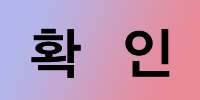
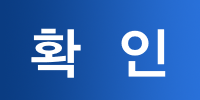
Layered file, before and after one edit (200×100). Changes by layer:
painted on "확 인" over [31, 28, 170, 78]
renamed "레이어 1" to "레이어 2", painted on it over [0, 0, 200, 100]
